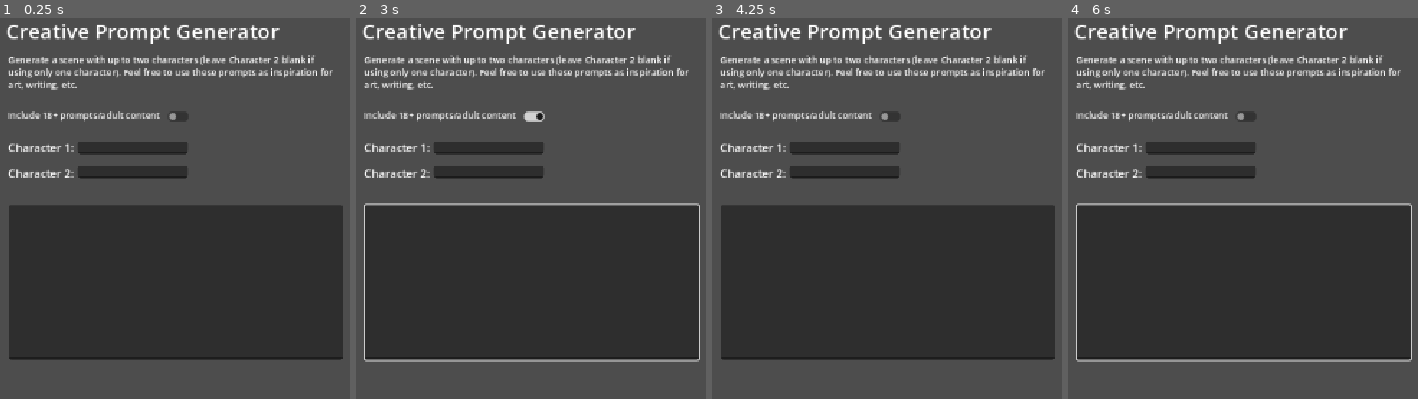
Above: before the commit, frames 1-4 (left to right).
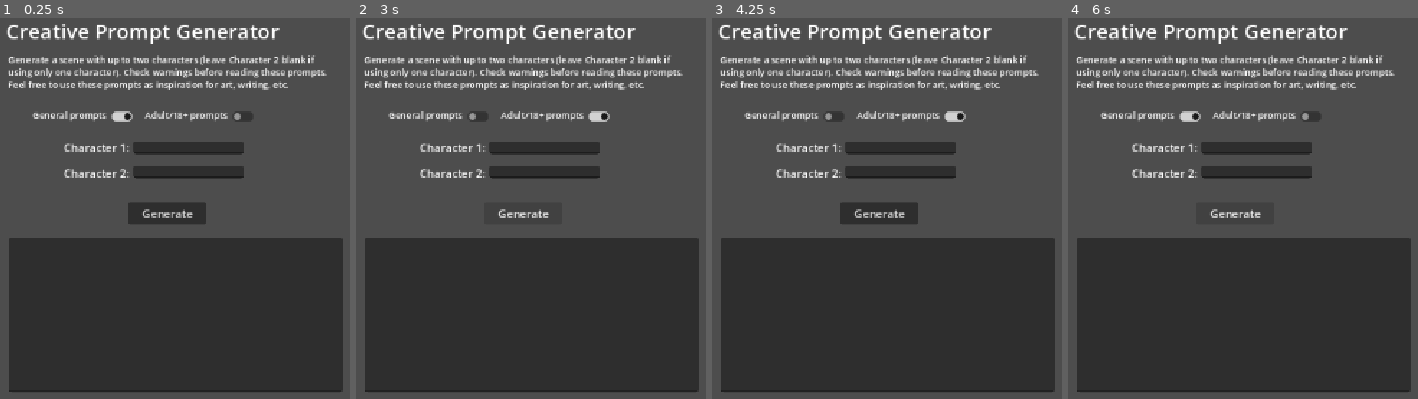
Above: after the commit, the same moments.

Repository: 17angelsprings/Creative-Prompt-Generator
Game: Godot game, scene res://src/ui/MainScreen.tscn
Same seed, same stepped clock (60 frames per second), same inputs: the game is played once before the commit and once after it.
Inputs (mouse positions are in pixels of both pictures, inside the frame that each line leads up to):
- Up to frame 1 (0.25 s): no input
- Up to frame 2 (3 s): click (534, 117) at 0.52 s; click (478, 117) at 1.27 s; click (597, 117) at 2.02 s; click (524, 212) at 2.75 s, where only the run after the commit has a clickable "Generate"
- Up to frame 3 (4.25 s): click (890, 117) at 3.52 s
- Up to frame 4 (6 s): click (1190, 117) at 4.27 s; click (1309, 117) at 5.02 s; click (1236, 212) at 5.75 s, where only the run after the commit has a clickable "Generate"

The runs differ from the first frame. In frame 1, 20% of the frame differs, in the area x 2-98%, y 13-99%; in frame 2, 22%, in the area x 2-99%, y 13-99%; in frame 3, 20%; in frame 4, 21%.

Commit message:
Added Generate button and changed prompt options
Added "General prompts" and "Adult/18+ prompts" toggle buttons

Diff:
--- a/src/ui/MainScreen.tscn
+++ b/src/ui/MainScreen.tscn
@@ -16,52 +16,74 @@
 offset_right = 826.0
 offset_bottom = 153.0
 theme_override_font_sizes/normal_font_size = 13
-text = "Generate a scene with up to two characters (leave Character 2 blank if using only one character). Feel free to use these prompts as inspiration for art, writing, etc."
+text = "Generate a scene with up to two characters (leave Character 2 blank if using only one character). Check warnings before reading these prompts. Feel free to use these prompts as inspiration for art, writing, etc."
 fit_content = true
 scroll_active = false
 
 [node name="Character1" type="Label" parent="." unique_id=2002070165]
-offset_left = 353.0
+offset_left = 433.0
 offset_top = 208.0
-offset_right = 447.0
+offset_right = 527.0
 offset_bottom = 231.0
 text = "Character 1:"
 
 [node name="Character1Name" type="TextEdit" parent="." unique_id=1950889663]
-offset_left = 453.0
+offset_left = 533.0
 offset_top = 211.0
-offset_right = 612.0
+offset_right = 692.0
 offset_bottom = 229.0
 
 [node name="Character2" type="Label" parent="." unique_id=328267265]
-offset_left = 353.0
+offset_left = 433.0
 offset_top = 245.0
-offset_right = 447.0
+offset_right = 527.0
 offset_bottom = 268.0
 text = "Character 2:"
 
 [node name="Character2Name" type="TextEdit" parent="." unique_id=1912410071]
-offset_left = 453.0
+offset_left = 533.0
 offset_top = 246.0
-offset_right = 612.0
+offset_right = 692.0
 offset_bottom = 264.0
 
-[node name="AllowAdultPromptsLabel" type="Label" parent="." unique_id=1242384216]
-offset_left = 352.0
+[node name="GenPrompts" type="Label" parent="." unique_id=1242384216]
+offset_left = 388.0
 offset_top = 164.0
-offset_right = 574.0
+offset_right = 508.0
 offset_bottom = 187.0
 theme_override_font_sizes/font_size = 13
-text = "Include 18+ prompts/adult content"
+text = "General prompts"
 
-[node name="AllowAdultPromptsButton" type="CheckButton" parent="." unique_id=853732062]
-offset_left = 576.0
+[node name="GenPromptsButton" type="CheckButton" parent="." unique_id=853732062]
+offset_left = 495.0
 offset_top = 163.0
-offset_right = 620.0
+offset_right = 539.0
 offset_bottom = 187.0
+button_pressed = true
+
+[node name="AdultPrompts" type="Label" parent="." unique_id=1353869968]
+offset_left = 550.0
+offset_top = 164.0
+offset_right = 687.0
+offset_bottom = 187.0
+theme_override_font_sizes/font_size = 13
+text = "Adult/18+ prompts"
+
+[node name="AdultPromptsButton" type="CheckButton" parent="." unique_id=902040282]
+offset_left = 669.0
+offset_top = 163.0
+offset_right = 713.0
+offset_bottom = 187.0
+
+[node name="GenerateButton" type="Button" parent="." unique_id=1854445772]
+offset_left = 526.0
+offset_top = 299.0
+offset_right = 638.0
+offset_bottom = 330.0
+text = "Generate"
 
 [node name="GeneratedPrompt" type="TextEdit" parent="." unique_id=743566130]
 offset_left = 354.0
-offset_top = 303.0
+offset_top = 350.0
 offset_right = 835.0
-offset_bottom = 525.0
+offset_bottom = 572.0
